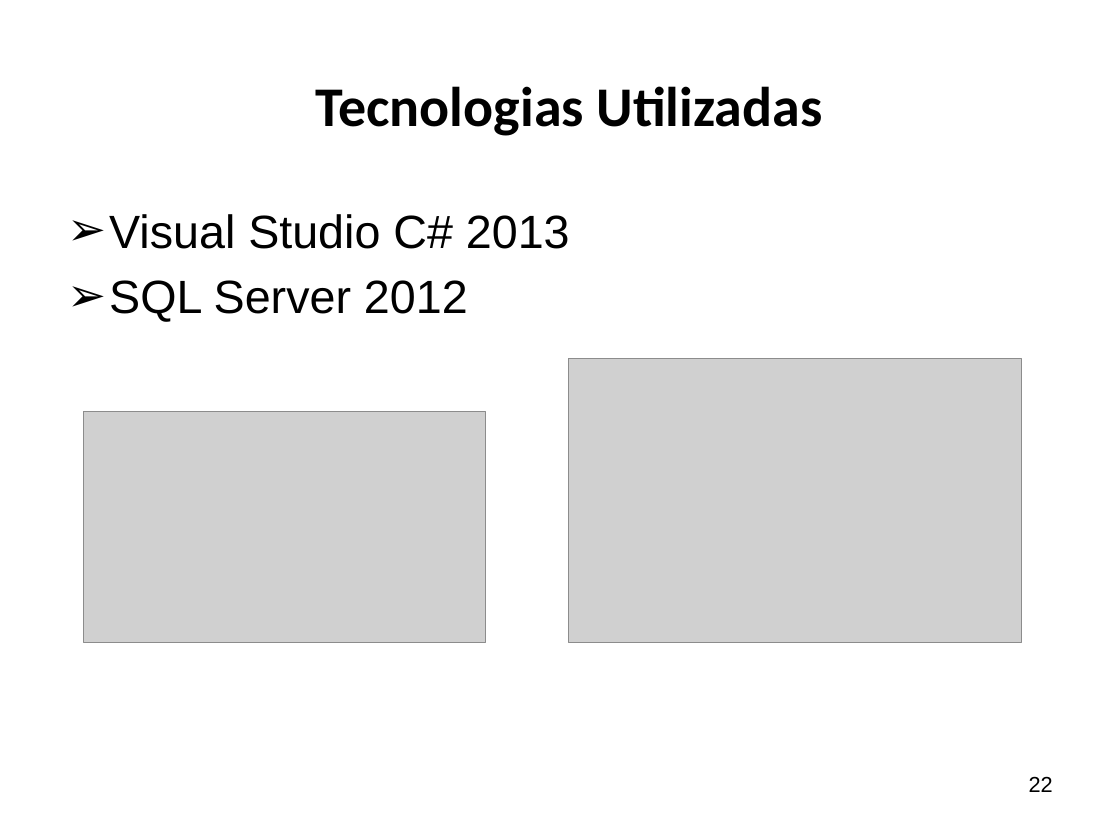
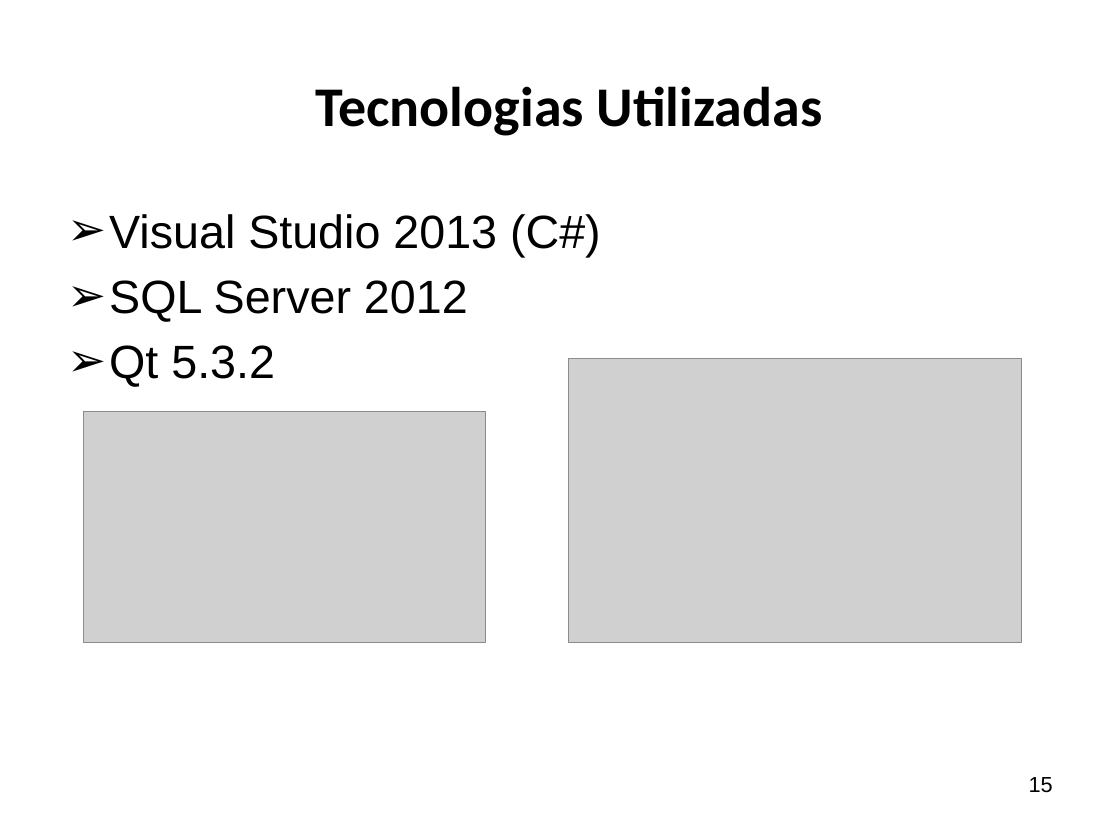
Before and after one commit to ricardopetrere/TCC_FTT, a slide deck: slide 15 of documentos/Apresentação Banca.pptx (slide 22 before the commit). Drawn at 1120x840 pixels with LibreOffice and Linux fonts; fonts in the diff are those of the drawing; grey boxes stand for pictures; background and template pictures are left out. Boxes give left, top, right and bottom in pixels: in the first picture for what was removed or moved away, otherwise in the second. Text is boxed around its words. In the diff, an @@ line names an element or a change of style, - is before the commit and + after.

```diff
--- a/documentos/Apresentação Banca.pptx
+++ b/documentos/Apresentação Banca.pptx
@@ text at (109, 214, 601, 257): text changed @@
-➢ Visual Studio C# 2013
+➢ Visual Studio 2013 (C#)
@@ text at (109, 345, 275, 387): paragraph added @@
+➢ Qt 5.3.2
@@ page number at (1029, 777, 1053, 793): text changed @@
-22
+15
```
Also in this commit, not shown: 6 other slides changed, 10 slides added, 23 slides removed.
